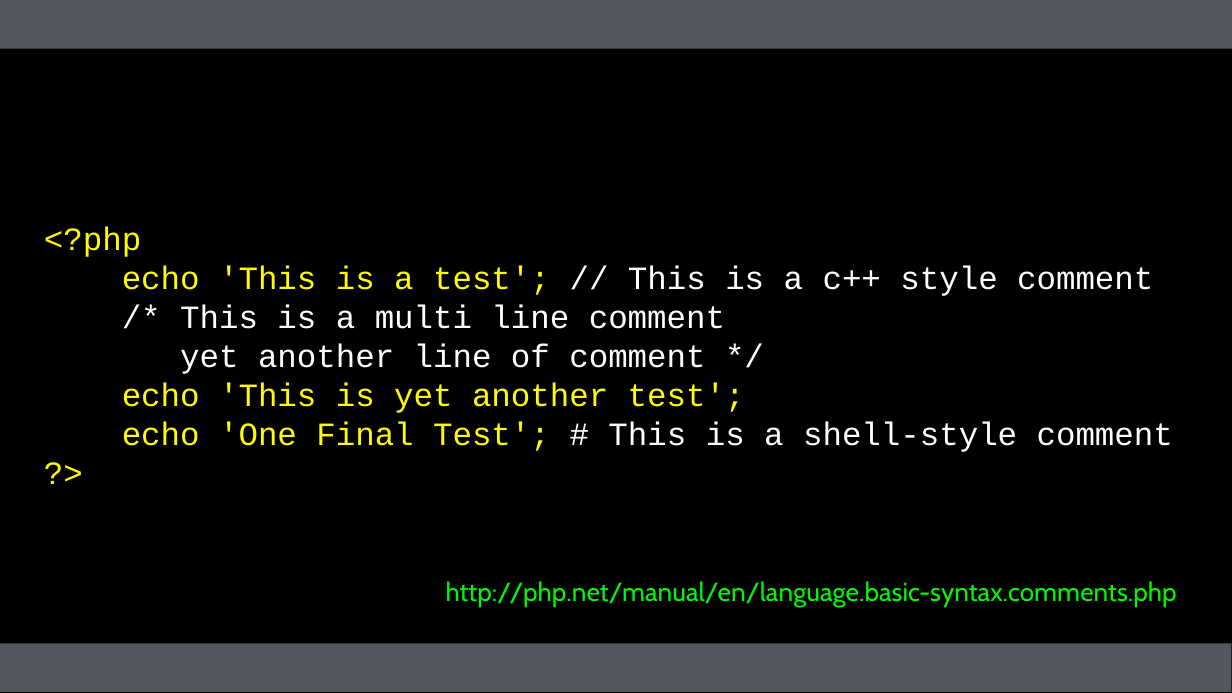
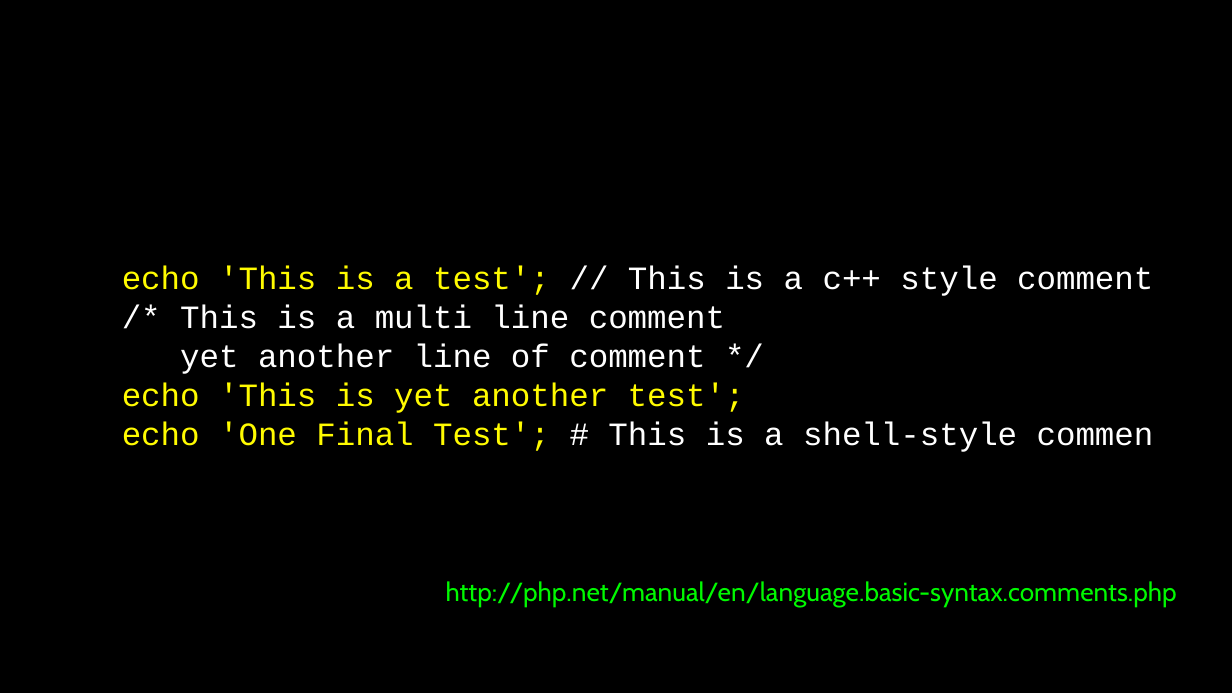
Before and after one commit to csev/wa4e, a slide deck: slide 28 of lectures/PHP-02-Overview.ppt (slide 29 before the commit). Drawn at 1232x693 pixels with LibreOffice and Linux fonts; fonts in the diff are those of the drawing. Boxes give left, top, right and bottom in pixels: in the first picture for what was removed or moved away, otherwise in the second. Text is boxed around its words. In the diff, an @@ line names an element or a change of style, - is before the commit and + after.

Commit message:
Tweaks

```diff
--- a/lectures/PHP-02-Overview.ppt
+++ b/lectures/PHP-02-Overview.ppt
@@ rectangle removed at bbox=[0, 0, 1232, 49] @@
@@ text in free at bbox=[44, 226, 141, 257]: paragraph removed @@
-<?php
@@ text in free at bbox=[122, 421, 1154, 452]: text changed @@
-echo 'One Final Test'; # This is a shell-style comment
-?>
+echo 'One Final Test'; # This is a shell-style commen
@@ rectangle at bbox=[0, 643, 1232, 692]: fill #53585F to #000000 @@
```
Also in this commit, not shown: 29 other slides changed, 1 slide removed.
